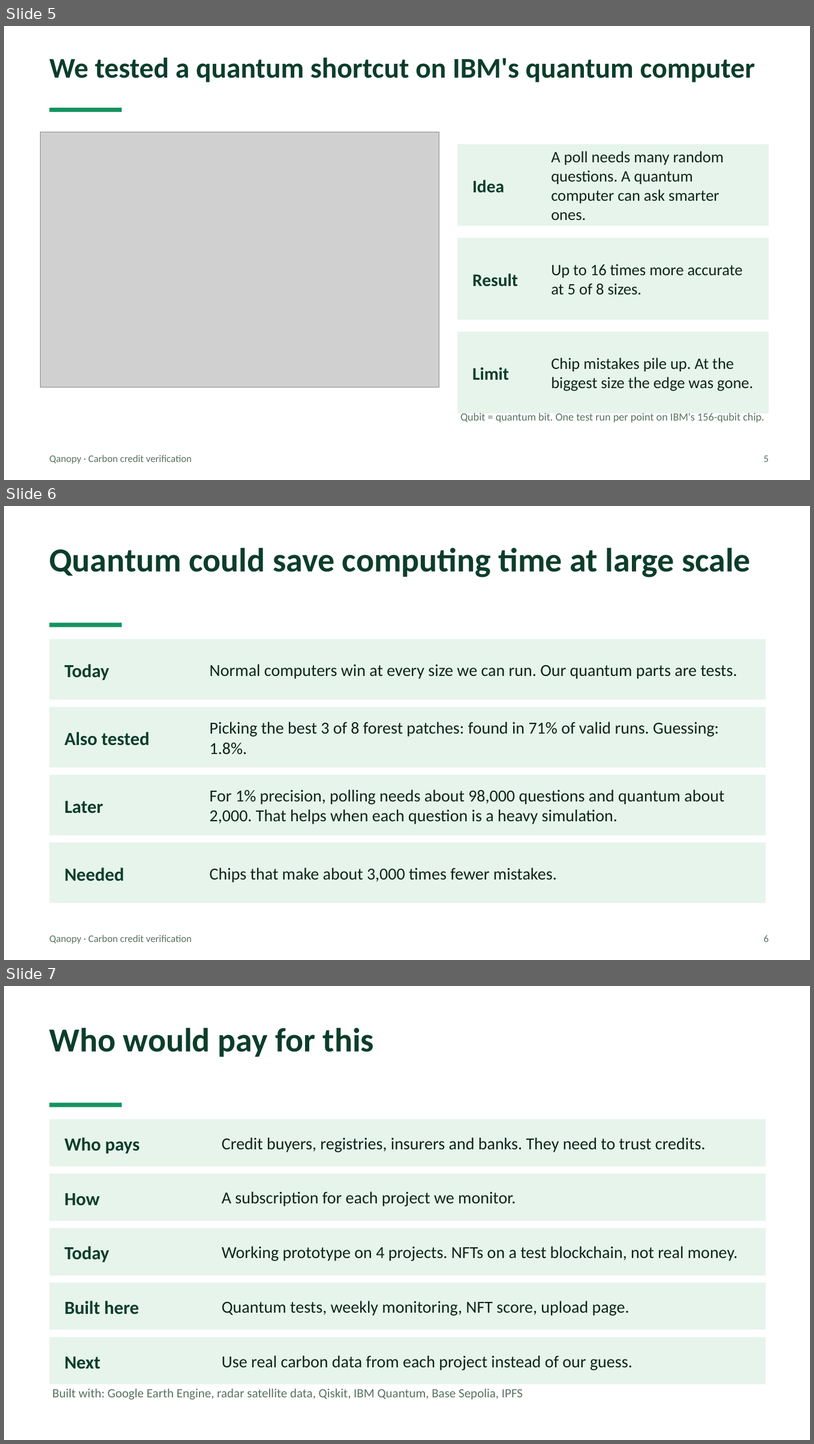
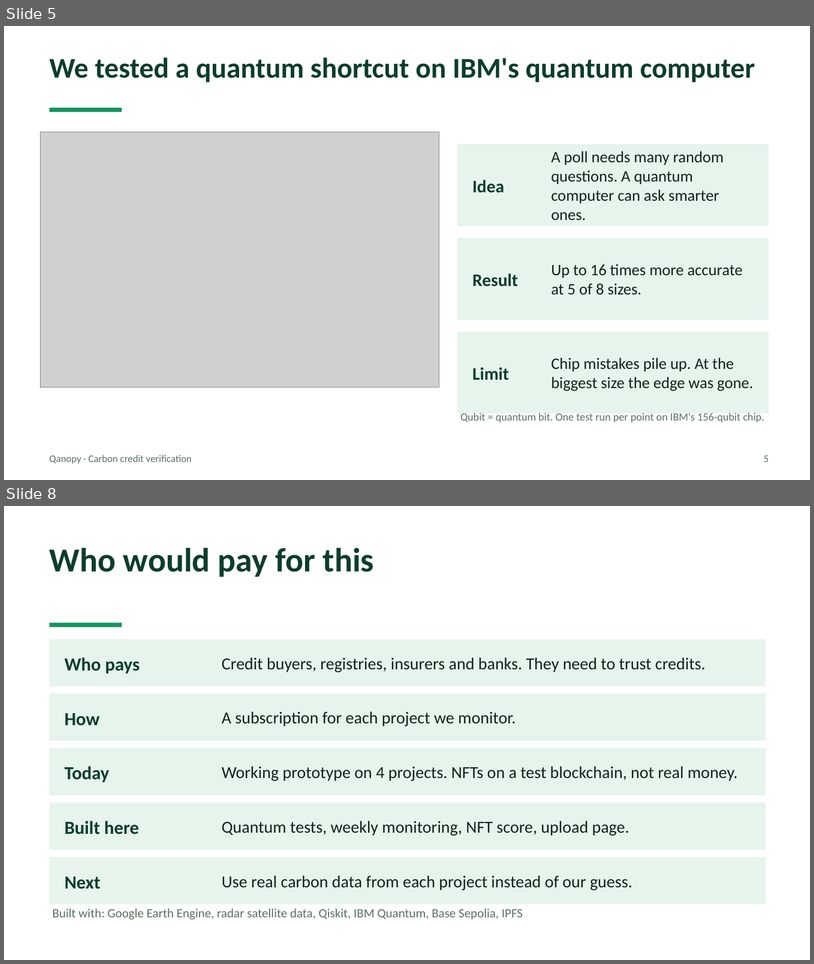
Before and after one commit to Quantum-hackathon-Qanopy/Parcel_finder, a slide deck: docs/Qanopy_pitch.pptx. Shown one above the other, each under a label of ours: slides 5, 6 and 7 before the commit, slides 5 and 8 after it; the slides between them are not shown. The pictures are 814x1444 and 814x964 pixels, drawn with LibreOffice and Linux fonts; fonts in the diff are those of the drawing; grey boxes stand for pictures. Boxes give left, top, right and bottom in pixels: in the first picture for what was removed or moved away, otherwise in the second. Text is boxed around its words. In the diff, an @@ line names an element or a change of style, - is before the commit and + after.

```diff
--- a/docs/Qanopy_pitch.pptx
+++ b/docs/Qanopy_pitch.pptx
@@ slide 6 removed at (4,506,810,960), background #FFFFFF @@
@@ text removed at (50,547,751,577) @@
-Quantum could save computing time at large scale
@@ rectangle removed at (50,623,122,627) @@
@@ rectangle removed at (50,639,766,700) @@
@@ text removed at (65,664,110,680) @@
-Today
@@ text removed at (210,664,738,679) @@
-Normal computers win at every size we can run. Our quantum parts are tests.
@@ rectangle removed at (50,707,766,768) @@
@@ text removed at (210,721,719,754) @@
-Picking the best 3 of 8 forest patches: found in 71% of valid runs. Guessing: 1.8%.
@@ text removed at (65,732,150,745) @@
-Also tested
@@ rectangle removed at (50,775,766,835) @@
@@ text removed at (210,789,725,824) @@
-For 1% precision, polling needs about 98,000 questions and quantum about 2,000. That helps when each question is a heavy simulation.
@@ text removed at (65,801,104,813) @@
-Later
@@ rectangle removed at (50,843,766,903) @@
@@ text removed at (65,867,125,881) @@
-Needed
@@ text removed at (210,867,557,882) @@
-Chips that make about 3,000 times fewer mistakes.
@@ text removed at (50,934,192,943) @@
-Qanopy · Carbon credit verification
@@ text removed at (764,934,769,942) @@
-6
@@ what was slide 7 is now slide 8 @@
```
Also in this commit, not shown: 1 slide changed, 2 slides added, 2 other files.
